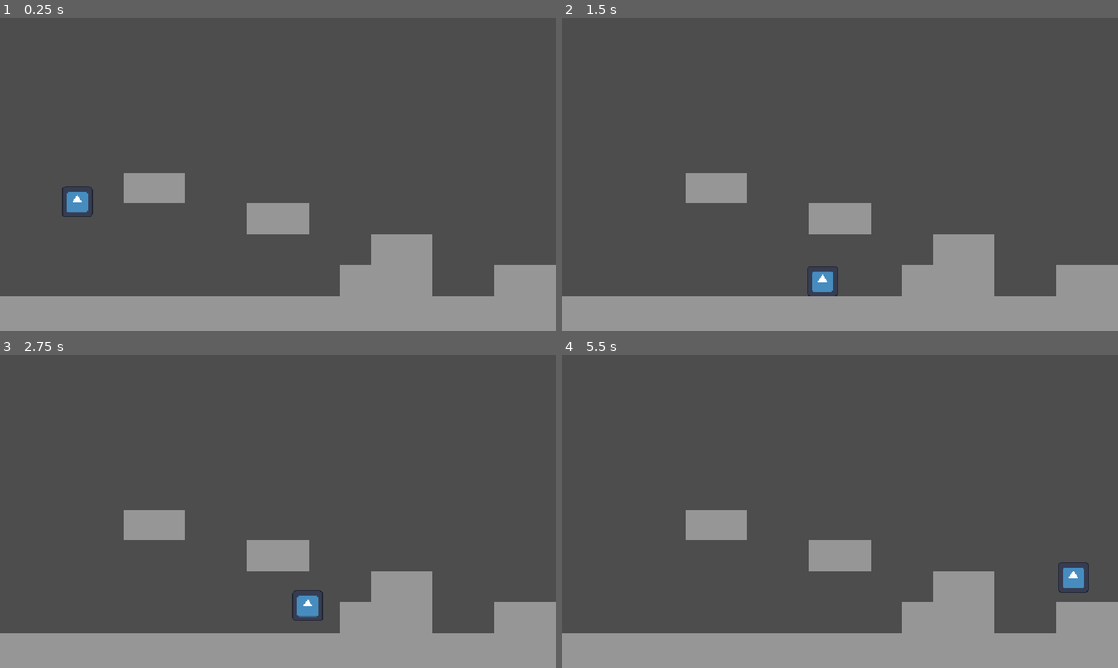
Above: before the commit, frames 1-4 (two rows, left to right).
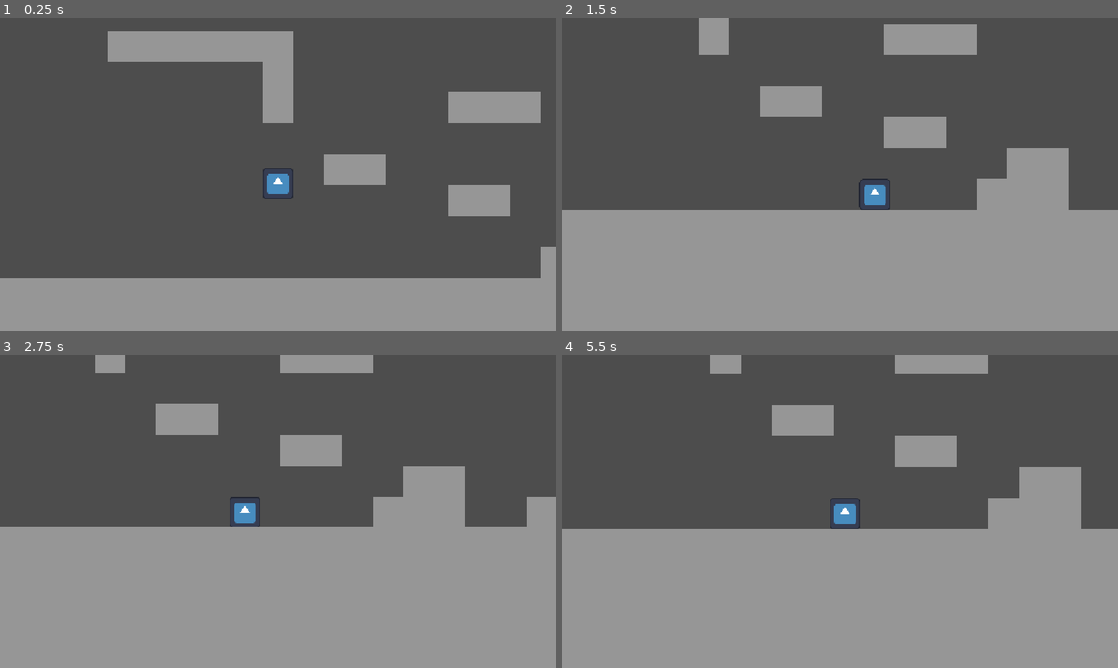
Above: after the commit, the same moments.

Repository: Shade1037/UntitledGunGame
Game: Godot game, scene res://Scenes/test.tscn
The game is run twice, just before and just after one commit, with the same random seed, the same clock (stepped at 60 frames per second) and the same inputs. The engine's default icon, where the game draws it, is replaced by a stand-in: a white triangle on a blue panel in a dark square.
Inputs:
- Up to frame 1 (0.25 s): no input
- Up to frame 2 (1.5 s): hold D (move_right) from 0.53 s (still down); tap Up (jump) at 0.6, 0.77, 1.07, 1.35 s
- Up to frame 3 (2.75 s): tap Up (jump) at 1.52, 1.82, 2.1 s; release D (move_right) at 2.03 s; hold A (move_left) from 2.03 s (still down)
- Up to frame 4 (5.5 s): release A (move_left) at 2.78 s; hold D (move_right) 2.78-4.28 s; tap Up (jump) at 2.85, 3.02, 3.32, 3.6, 3.77, 4.07, 4.35, 4.52, 4.82, 5.1 s; hold A (move_left) 4.28-5.03 s; hold D (move_right) from 5.03 s (still down)

The runs differ from the first frame. In frame 1, 17% of the frame differs, in the area x 0-100%, y 4-89%; in frame 2, 32%; in frame 3, 36%, in the area x 0-100%, y 0-89%; in frame 4, 35%.

Commit message:
Smoother movement

Diff:
--- /dev/null
+++ b/Assets/Particles/spark.tscn
@@ -0,0 +1,33 @@
+[gd_scene load_steps=4 format=3 uid="uid://b0wpcis31fpwd"]
+
+[sub_resource type="Gradient" id="Gradient_eqt7n"]
+offsets = PackedFloat32Array(1)
+colors = PackedColorArray(1, 0.6, 0, 1)
+
+[sub_resource type="GradientTexture2D" id="GradientTexture2D_ohkdu"]
+gradient = SubResource("Gradient_eqt7n")
+width = 4
+height = 4
+
+[sub_resource type="ParticleProcessMaterial" id="ParticleProcessMaterial_eqt7n"]
+lifetime_randomness = 0.3
+particle_flag_disable_z = true
+emission_shape = 6
+emission_ring_axis = Vector3(0, 0, 1)
+emission_ring_height = 1.0
+emission_ring_radius = 1.0
+emission_ring_inner_radius = 0.0
+emission_ring_cone_angle = 90.0
+direction = Vector3(-1, 0, 0)
+spread = 180.0
+initial_velocity_min = 10.0
+initial_velocity_max = 50.0
+gravity = Vector3(0, 98, 0)
+
+[node name="GPUParticles2D" type="GPUParticles2D"]
+emitting = false
+amount = 2
+texture = SubResource("GradientTexture2D_ohkdu")
+lifetime = 0.5
+one_shot = true
+process_material = SubResource("ParticleProcessMaterial_eqt7n")
--- a/Scenes/Player.tscn
+++ b/Scenes/Player.tscn
@@ -6,12 +6,15 @@
 [sub_resource type="RectangleShape2D" id="RectangleShape2D_44u30"]
 size = Vector2(62, 62)
 
-[node name="CharacterBody2D" type="CharacterBody2D" unique_id=842678542]
+[node name="CharacterBody2D" type="CharacterBody2D"]
 script = ExtResource("1_kyqiw")
 
-[node name="CollisionShape2D" type="CollisionShape2D" parent="." unique_id=745224430]
+[node name="CollisionShape2D" type="CollisionShape2D" parent="."]
 shape = SubResource("RectangleShape2D_44u30")
 
-[node name="Icon" type="Sprite2D" parent="." unique_id=1624076874]
+[node name="Icon" type="Sprite2D" parent="."]
 scale = Vector2(0.5, 0.49999997)
 texture = ExtResource("1_rpqav")
+
+[node name="Camera2D" type="Camera2D" parent="."]
+position_smoothing_enabled = true
--- a/Scenes/test.tscn
+++ b/Scenes/test.tscn
@@ -1,46 +1,139 @@
-[gd_scene format=3 uid="uid://duaqlprpdofgb"]
+[gd_scene load_steps=3 format=3 uid="uid://duaqlprpdofgb"]
 
 [ext_resource type="PackedScene" uid="uid://dvtu4lb6sf6kh" path="res://Scenes/block.tscn" id="2_8od7v"]
 [ext_resource type="PackedScene" uid="uid://dbiblfx4sd2l2" path="res://Scenes/Player.tscn" id="2_qc4db"]
 
-[node name="Node2D" type="Node2D" unique_id=779302581]
+[node name="Node2D" type="Node2D"]
 
-[node name="CharacterBody2D" parent="." unique_id=842678542 instance=ExtResource("2_qc4db")]
+[node name="player" parent="." instance=ExtResource("2_qc4db")]
 position = Vector2(160, 352)
 
-[node name="Node2D" parent="." unique_id=2026726895 instance=ExtResource("2_8od7v")]
+[node name="Map" type="Node" parent="."]
+
+[node name="Node2D" parent="Map" instance=ExtResource("2_8od7v")]
 position = Vector2(576, 616)
-scale = Vector2(19.44741, 1.2495459)
+scale = Vector2(52.502388, 1.2602427)
 
-[node name="Node2D2" parent="." unique_id=816498278 instance=ExtResource("2_8od7v")]
+[node name="Node2D13" parent="Map" instance=ExtResource("2_8od7v")]
+position = Vector2(576, 696)
+scale = Vector2(52.502388, 1.2602427)
+
+[node name="Node2D22" parent="Map" instance=ExtResource("2_8od7v")]
+position = Vector2(576.00006, 776)
+scale = Vector2(52.502388, 1.2602427)
+
+[node name="Node2D24" parent="Map" instance=ExtResource("2_8od7v")]
+position = Vector2(576, 936.00006)
+scale = Vector2(52.502388, 1.2602427)
+
+[node name="Node2D23" parent="Map" instance=ExtResource("2_8od7v")]
+position = Vector2(576, 856)
+scale = Vector2(52.502388, 1.2602427)
+
+[node name="Node2D2" parent="Map" instance=ExtResource("2_8od7v")]
 position = Vector2(736, 544)
 
-[node name="Node2D3" parent="." unique_id=643777372 instance=ExtResource("2_8od7v")]
+[node name="Node2D3" parent="Map" instance=ExtResource("2_8od7v")]
 position = Vector2(800, 544)
 
-[node name="Node2D4" parent="." unique_id=1613074397 instance=ExtResource("2_8od7v")]
+[node name="Node2D4" parent="Map" instance=ExtResource("2_8od7v")]
 position = Vector2(800, 480)
 
-[node name="Node2D5" parent="." unique_id=82073697 instance=ExtResource("2_8od7v")]
+[node name="Node2D5" parent="Map" instance=ExtResource("2_8od7v")]
 position = Vector2(864, 480)
 
-[node name="Node2D6" parent="." unique_id=1113680948 instance=ExtResource("2_8od7v")]
+[node name="Node2D6" parent="Map" instance=ExtResource("2_8od7v")]
 position = Vector2(864, 544)
 
-[node name="Node2D7" parent="." unique_id=46842940 instance=ExtResource("2_8od7v")]
+[node name="Node2D7" parent="Map" instance=ExtResource("2_8od7v")]
 position = Vector2(544, 416)
 
-[node name="Node2D8" parent="." unique_id=841131012 instance=ExtResource("2_8od7v")]
+[node name="Node2D8" parent="Map" instance=ExtResource("2_8od7v")]
 position = Vector2(608, 416)
 
-[node name="Node2D11" parent="." unique_id=1525278413 instance=ExtResource("2_8od7v")]
+[node name="Node2D11" parent="Map" instance=ExtResource("2_8od7v")]
 position = Vector2(288, 352)
 
-[node name="Node2D12" parent="." unique_id=1532082473 instance=ExtResource("2_8od7v")]
+[node name="Node2D14" parent="Map" instance=ExtResource("2_8od7v")]
+position = Vector2(160, 224)
+
+[node name="Node2D15" parent="Map" instance=ExtResource("2_8od7v")]
+position = Vector2(160, 160)
+
+[node name="Node2D19" parent="Map" instance=ExtResource("2_8od7v")]
+position = Vector2(544, 224)
+
+[node name="Node2D20" parent="Map" instance=ExtResource("2_8od7v")]
+position = Vector2(608, 224)
+
+[node name="Node2D21" parent="Map" instance=ExtResource("2_8od7v")]
+position = Vector2(672, 224)
+
+[node name="Node2D17" parent="Map" instance=ExtResource("2_8od7v")]
+position = Vector2(96, 96)
+
+[node name="Node2D18" parent="Map" instance=ExtResource("2_8od7v")]
+position = Vector2(32, 96)
+
+[node name="Node2D25" parent="Map" instance=ExtResource("2_8od7v")]
+position = Vector2(-32, 96)
+
+[node name="Node2D26" parent="Map" instance=ExtResource("2_8od7v")]
+position = Vector2(-96, 96)
+
+[node name="Node2D27" parent="Map" instance=ExtResource("2_8od7v")]
+position = Vector2(-160, -96)
+
+[node name="Node2D30" parent="Map" instance=ExtResource("2_8od7v")]
+position = Vector2(-160, -160)
+
+[node name="Node2D31" parent="Map" instance=ExtResource("2_8od7v")]
+position = Vector2(-160, -224)
+
+[node name="Node2D32" parent="Map" instance=ExtResource("2_8od7v")]
+position = Vector2(-160, -288)
+
+[node name="Node2D33" parent="Map" instance=ExtResource("2_8od7v")]
+position = Vector2(-160, -352)
+
+[node name="Node2D34" parent="Map" instance=ExtResource("2_8od7v")]
+position = Vector2(-160, -416)
+
+[node name="Node2D41" parent="Map" instance=ExtResource("2_8od7v")]
+position = Vector2(-224, -416)
+
+[node name="Node2D29" parent="Map" instance=ExtResource("2_8od7v")]
+position = Vector2(32, -96)
+
+[node name="Node2D35" parent="Map" instance=ExtResource("2_8od7v")]
+position = Vector2(32, -160)
+
+[node name="Node2D36" parent="Map" instance=ExtResource("2_8od7v")]
+position = Vector2(32, -224)
+
+[node name="Node2D37" parent="Map" instance=ExtResource("2_8od7v")]
+position = Vector2(32, -288)
+
+[node name="Node2D38" parent="Map" instance=ExtResource("2_8od7v")]
+position = Vector2(32, -352)
+
+[node name="Node2D39" parent="Map" instance=ExtResource("2_8od7v")]
+position = Vector2(32, -416)
+
+[node name="Node2D40" parent="Map" instance=ExtResource("2_8od7v")]
+position = Vector2(96, -416)
+
+[node name="Node2D28" parent="Map" instance=ExtResource("2_8od7v")]
+position = Vector2(-160, 96)
+
+[node name="Node2D16" parent="Map" instance=ExtResource("2_8od7v")]
+position = Vector2(160, 96)
+
+[node name="Node2D12" parent="Map" instance=ExtResource("2_8od7v")]
 position = Vector2(352, 352)
 
-[node name="Node2D9" parent="." unique_id=2065445492 instance=ExtResource("2_8od7v")]
+[node name="Node2D9" parent="Map" instance=ExtResource("2_8od7v")]
 position = Vector2(1056, 544)
 
-[node name="Node2D10" parent="." unique_id=787803929 instance=ExtResource("2_8od7v")]
+[node name="Node2D10" parent="Map" instance=ExtResource("2_8od7v")]
 position = Vector2(1120, 544)
--- a/Scripts/player.gd
+++ b/Scripts/player.gd
@@ -1,32 +1,93 @@
 extends CharacterBody2D
 
 # Variables
-const SPEED = 400.0
-const JUMP_VELOCITY = -400.0
+@export var speed: float = 400.0
+@export var acceleration: float = 1600.0
+@export var friction: float = 1000.0
 
-var maxjumps = 2
-var jumps = maxjumps
+@export var jump_velocity: float = -400.0
+@export var wallslide_gravity: float = 150.0
+@export var maxjumps: int = 1
+var jumps: int = maxjumps
 
+@export var walljump_pushback: float = 400.0
+var is_wall_sliding: bool = true
+var wallside: String = "none"
+
+# Effects
+var sparkPrefab = preload("res://Assets/Particles/spark.tscn")
+
+func _process(delta: float) -> void:
+	if Input.is_action_just_pressed("exit"):
+		get_tree().quit()
 
 func _physics_process(delta: float) -> void:
 	# Appply gravity
 	if not is_on_floor():
 		velocity += get_gravity() * delta
 
-	# Jump
-	if Input.is_action_just_pressed("jump") && jumps > 1:
-		velocity.y = JUMP_VELOCITY
-		jumps -= 1
-
 	# Reset jumps on contact with floor
 	if is_on_floor():
 		jumps = maxjumps
 
+	# Jump
+	if Input.is_action_just_pressed("jump") and jumps > 0:
+		jumps -= 1
+		velocity.y = jump_velocity
+
 	# Movement
 	var direction := Input.get_axis("move_left", "move_right")
 	if direction:
-		velocity.x = direction * SPEED
+		velocity.x = move_toward(velocity.x, direction * speed, acceleration * delta)
 	else:
-		velocity.x = 0
+		velocity.x = move_toward(velocity.x, 0, friction * delta)
+
+	# Handle wallsliding
+	if is_on_wall() and not is_on_floor():
+		# Right wall
+		if Input.is_action_pressed("move_right"):
+			for i in range(get_slide_collision_count()):
+				var collision := get_slide_collision(i)
+				var normal := collision.get_normal()
+				if normal.x < 0:
+
+					if Input.is_action_just_pressed("jump"):
+						velocity.y = jump_velocity
+						velocity.x = -walljump_pushback
+					is_wall_sliding = true
+					wallside = "right"
+				else:
+					is_wall_sliding = false
+					wallside = "none"
+		# Left Wall
+		elif Input.is_action_pressed("move_left"):
+			for i in range(get_slide_collision_count()):
+				var collision := get_slide_collision(i)
+				var normal := collision.get_normal()
+				if normal.x > 0:
+					if Input.is_action_just_pressed("jump"):
+						velocity.y = jump_velocity
+						velocity.x = walljump_pushback
+					is_wall_sliding = true
+					wallside = "left"
+				else:
+					is_wall_sliding = false
+					wallside = "none"
+		else:
+			is_wall_sliding = false
+			wallside = "none"
+	else:
+		is_wall_sliding = false
+		wallside = "none"
+
+	if is_wall_sliding:
+		velocity.y += (wallslide_gravity * delta)
+		velocity.y = min(velocity.y, wallslide_gravity)
 
 	move_and_slide()
+
+func spawnSparks():
+	var sparkInstance = sparkPrefab.instantiate()
+	get_parent().add_child(sparkInstance)
+	sparkInstance.emitting = true
+	sparkInstance.global_position = self.global_position
--- a/project.godot
+++ b/project.godot
@@ -10,9 +10,9 @@
 
 [application]
 
-config/name="Guy (With Gun)"
+config/name="Untitled Gun Game"
 run/main_scene="uid://duaqlprpdofgb"
-config/features=PackedStringArray("4.7", "Forward Plus")
+config/features=PackedStringArray("4.5", "Forward Plus")
 config/icon="res://icon.svg"
 
 [display]
@@ -46,6 +46,11 @@
 , Object(InputEventKey,"resource_local_to_scene":false,"resource_name":"","device":-1,"window_id":0,"alt_pressed":false …(182 unchanged characters)…
 ]
 }
+exit={
+"deadzone": 0.2,
+"events": [Object(InputEventKey,"resource_local_to_scene":false,"resource_name":"","device":-1,"window_id":0,"alt_pressed":false,"shift_pressed":false,"ctrl_pressed":false,"meta_pressed":false,"pressed":false,"keycode":0,"physical_keycode":4194305,"key_label":0,"unicode":0,"location":0,"echo":false,"script":null)
+]
+}
 
 [physics]
 
Not shown: 1 places in Images/Player/rect.tres that only renumber resources
Not shown: 1 places in Scenes/Player.tscn that only renumber resources
